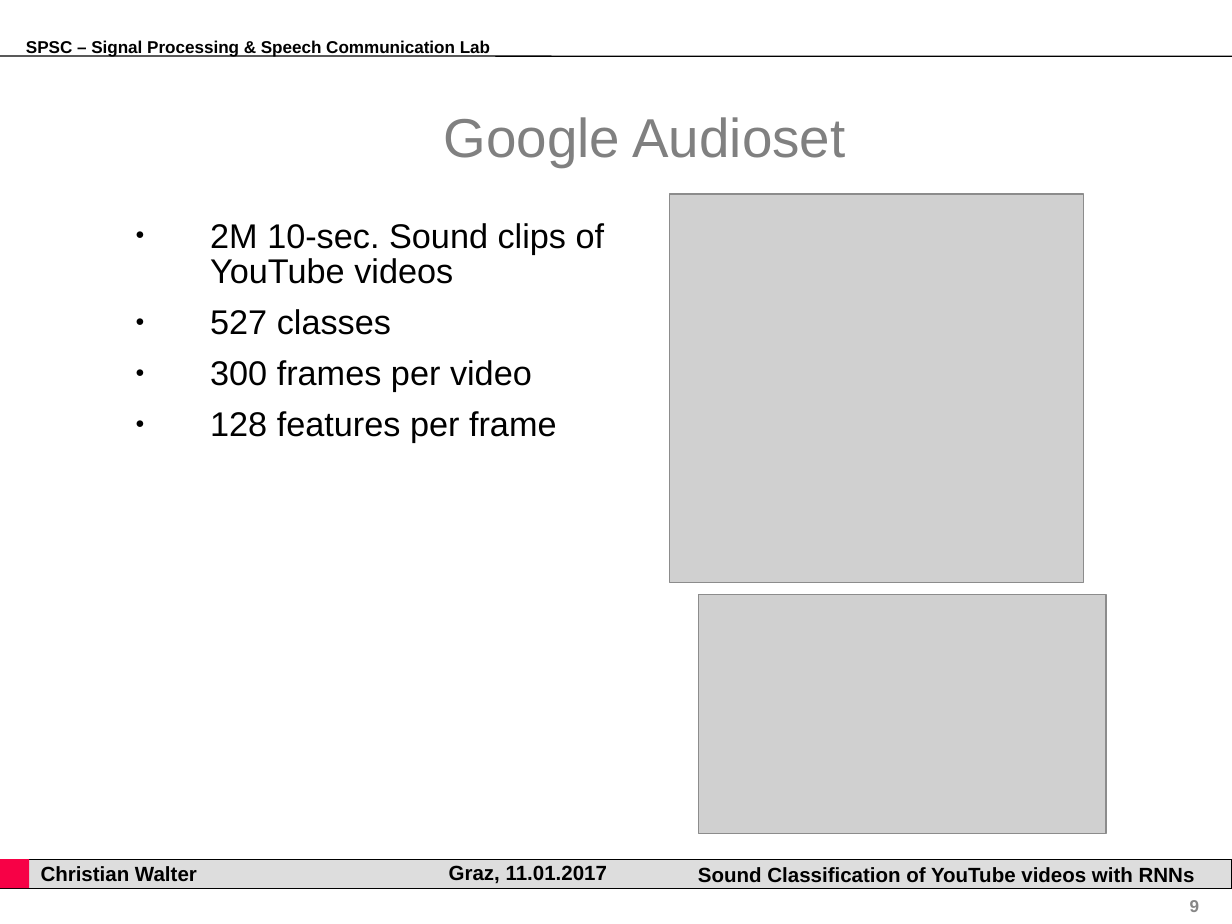
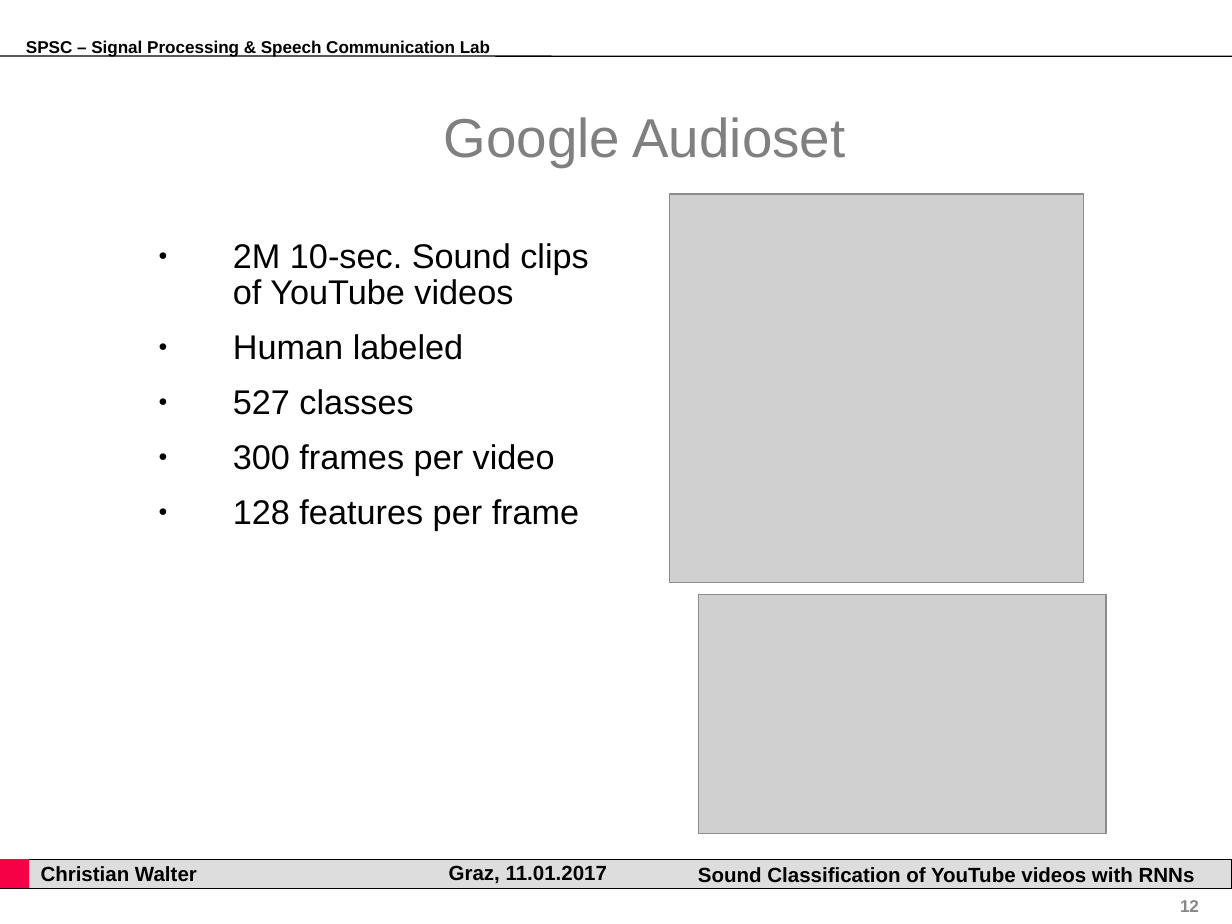
Before and after one commit to gartenschlaefer/present, a slide deck: slide 12 of bachelor_thesis/bachelor_thesis.ppt (slide 9 before the commit). Drawn at 1232x924 pixels with LibreOffice and Linux fonts; fonts in the diff are those of the drawing; grey boxes stand for pictures; background and template pictures are left out. Boxes give left, top, right and bottom in pixels: in the first picture for what was removed or moved away, otherwise in the second. Text is boxed around its words. In the diff, an @@ line names an element or a change of style, - is before the commit and + after.

```diff
--- a/bachelor_thesis/bachelor_thesis.ppt
+++ b/bachelor_thesis/bachelor_thesis.ppt
@@ text "2M 10-sec. Sound clips of ...": place and size @@
-text "2M 10-sec. Sound clips of ..." at (210, 223, 605, 443)
+text "2M 10-sec. Sound clips of ..." at (233, 243, 589, 531)
@@ text at (233, 243, 589, 531): indent changed; more space between paragraphs @@
@@ text at (233, 334, 463, 360): paragraph added @@
+● Human labeled
@@ page number at (1180, 900, 1199, 912): text changed @@
-9
+12
```
Also in this commit, not shown: 12 other slides changed, 4 slides added, 2 slides removed, 30 other files.
